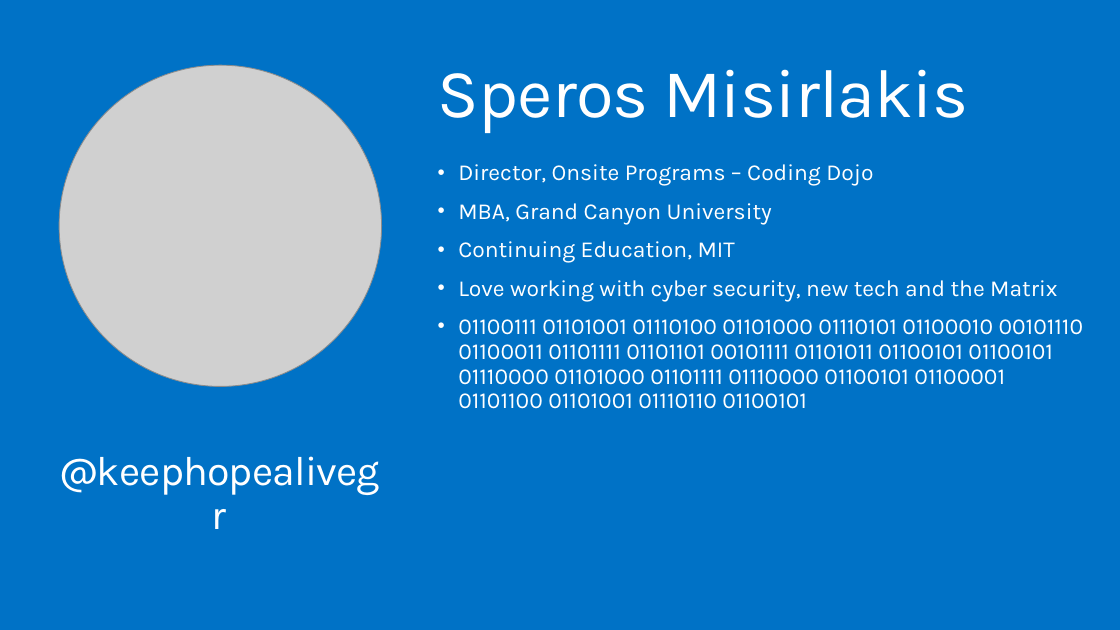
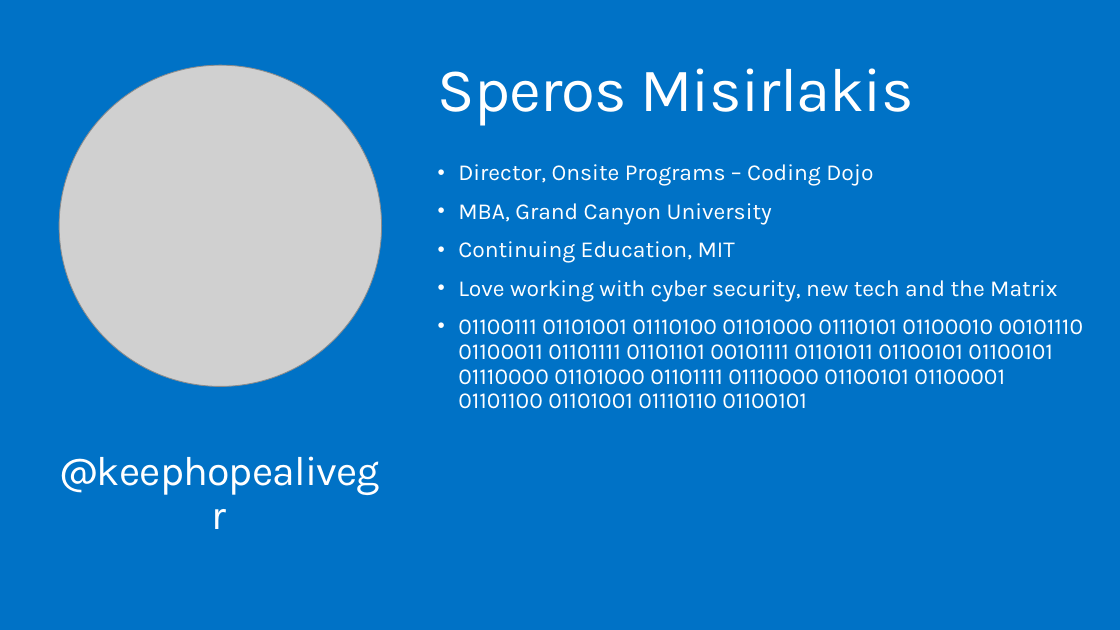
Before and after one commit to MicrosoftLearning/angular2-typescript, a slide deck: slide 2 of Slides/MVA Angular 2.pptx. Drawn at 1120x630 pixels with LibreOffice and Linux fonts; fonts in the diff are those of the drawing; grey boxes stand for pictures. Boxes give left, top, right and bottom in pixels: in the first picture for what was removed or moved away, otherwise in the second. Text is boxed around its words. In the diff, an @@ line names an element or a change of style, - is before the commit and + after.

```diff
--- a/Slides/MVA Angular 2.pptx
+++ b/Slides/MVA Angular 2.pptx
@@ text "Speros Misirlakis" at [438,68,914,126]: size 60 to 54 pt @@
```
Also in this commit, not shown: 3 other slides changed, 28 slides removed.
